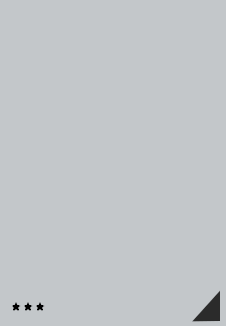
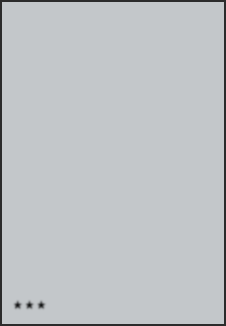
Layer changes from the first 226 × 326 image to the second:
hid "Triangle" over [192, 290, 220, 322]
painted on "Paper" over [0, 0, 226, 326]
added layer "Outline" over [0, 0, 226, 326]
